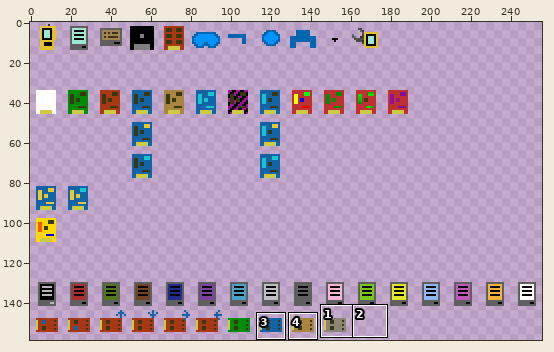
Sprite sheet -- resources/logisticspipes/item_textures.png. Above: a wide view before the commit, with the close-up outlined.
Close-up. As it was:
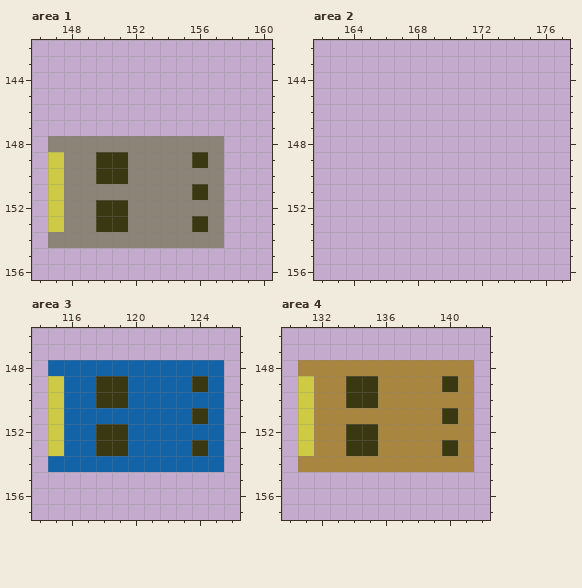
The file is 256x256 pixels. Pixels under 10% opacity are left out. Colours within 5 levels of each other are drawn and written as one. Shown: area 1: x 146..160, y 142..156; area 2: x 162..177, y 142..156; area 3: x 114..126, y 146..157; area 4: x 130..142, y 146..157. The wide view leaves out empty margins. The commit also changed other parts of the picture, which this record leaves out.
The result:
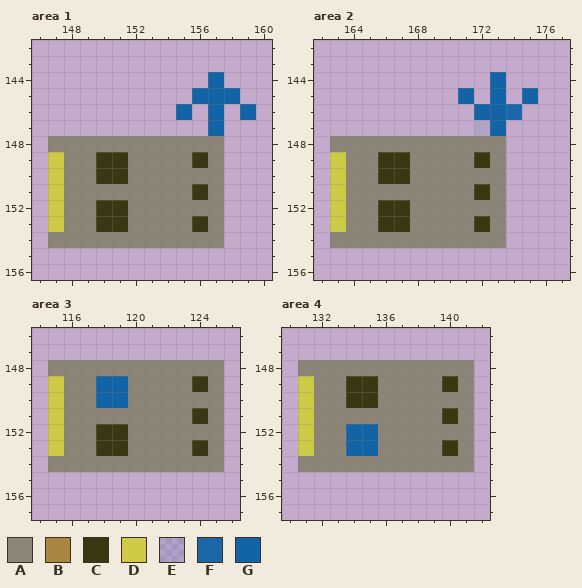
Palette (. is transparent): A #8b8477  B #a9863f  C #393813  D #cfca45  E #1363a71b  F #1363a7f2  G #1363a7
Edits made:
Changed rows in their new state; - is an unchanged pixel.
Area 1:
first column x 155:
144 --G--
145 -GGG-
146 G-G-G
147 --G--
Area 2:
first column x 163:
144 ----------G--
145 --------G-G-G
146 ---------GGF-
147 ---------EG--
148 AAAAAAAAAAA--
149 DAACCAAAACA--
150 DAACCAAAAAA--
151 DAAAAAAAACA--
152 DAACCAAAAAA--
153 DAACCAAAACA--
154 AAAAAAAAAAA--
Area 3:
first column x 115:
148 AAAAAAAAAAA
149 -AAGGAAAA-A
150 -AAGGAAAAAA
151 -AAAAAAAA-A
152 -AA--AAAAAA
153 -AA--AAAA-A
154 AAAAAAAAAAA
Area 4:
first column x 131:
148 AAAAAAAAAAA
149 -AA--AAAA-A
150 -AA--AAAAAA
151 -AAAAAAAA-A
152 -AAGGAAAAAA
153 -AAGGAAAA-A
154 AAAAAAAAAAA
Pixel boxes of the changes (left, top, right, bottom) in both close-ups:
added: (176, 72, 256, 136)
added: (330, 72, 538, 248)
changed: (48, 360, 224, 472)
changed: (298, 360, 474, 472)
